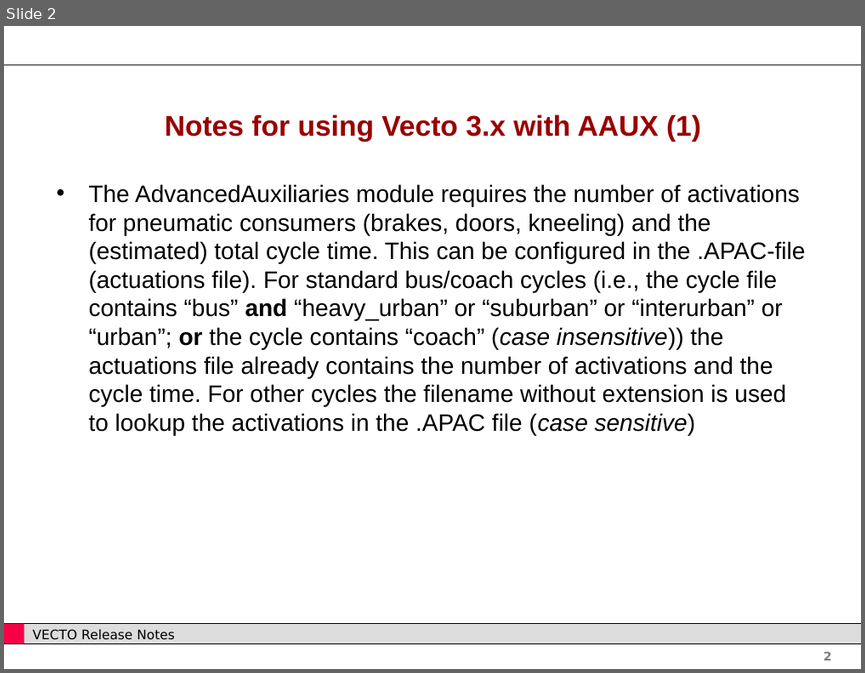
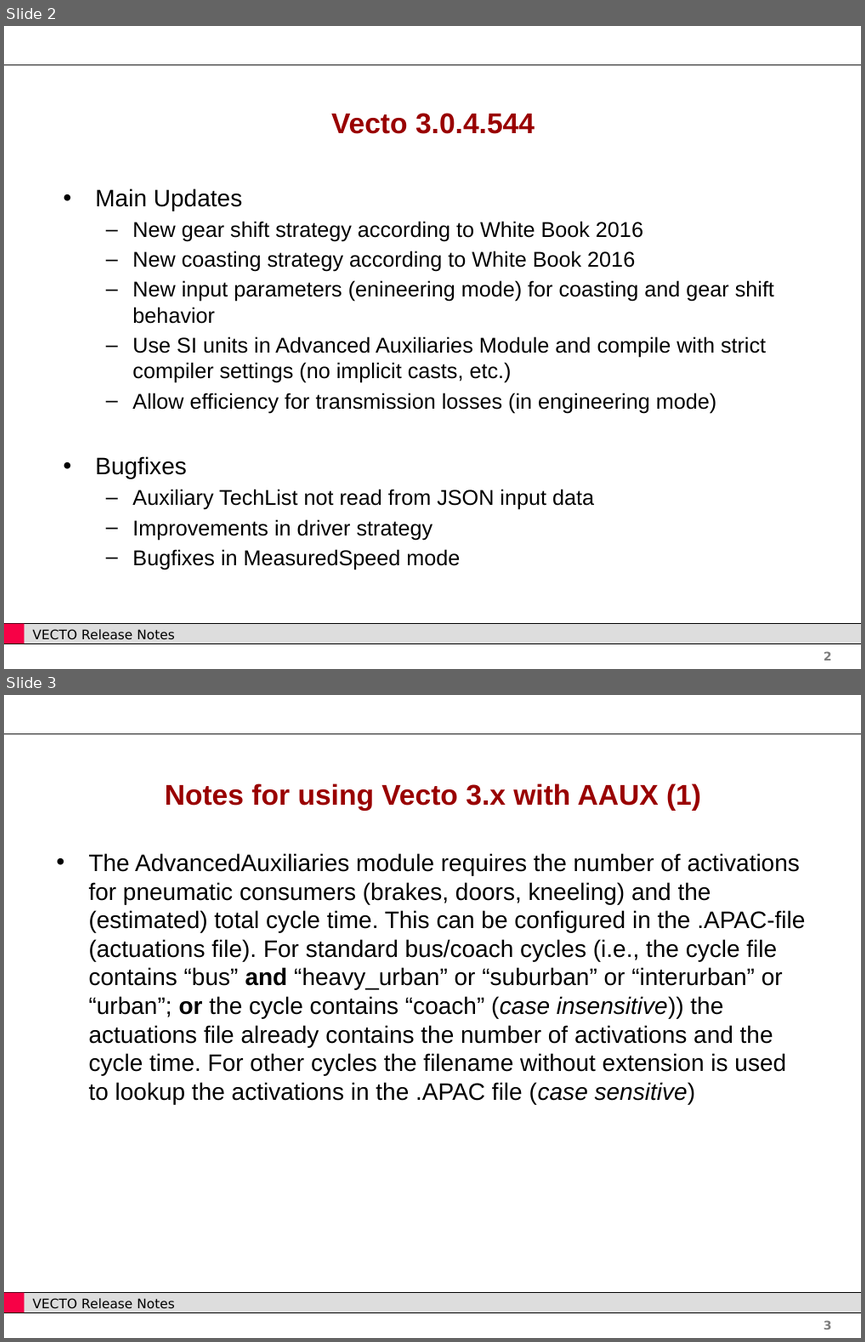
Before and after one commit to tanawadeatharva/BharatVECTO, a slide deck: Documentation/User Manual Source/Release Notes Vecto3.x.pptx. Shown one above the other, each under a label of ours: slide 2 before the commit, slides 2 and 3 after it. The pictures are 865x673 and 865x1342 pixels, drawn with LibreOffice and Linux fonts; fonts in the diff are those of the drawing; background and template pictures are left out. Boxes give left, top, right and bottom in pixels: in the first picture for what was removed or moved away, otherwise in the second. Text is boxed around its words. In the diff, an @@ line names an element or a change of style, - is before the commit and + after.

```diff
--- a/Documentation/User Manual Source/Release Notes Vecto3.x.pptx
+++ b/Documentation/User Manual Source/Release Notes Vecto3.x.pptx
@@ slide 2 added at (4,26,861,669), background #FFFFFF; not listed: 5 template elements that a slide beside it also shows @@
@@ title added at (331,113,534,134), 24 pt, text #990000, bold @@
+Vecto 3.0.4.544
@@ text added at (95,188,774,569), 18 pt, text #000000 @@
+• Main Updates
+  – New gear shift strategy according to White Book 2016
+  – New coasting strategy according to White Book 2016
+  – New input parameters (enineering mode) for coasting and gear shift behavior
+  – Use SI units in Advanced Auxiliaries Module and compile with strict compiler settings (no implicit casts, etc.)
+  – Allow efficiency for transmission losses (in engineering mode)
+• Bugfixes
+  – Auxiliary TechList not read from JSON input data
+  – Improvements in driver strategy
+  – Bugfixes in MeasuredSpeed mode
@@ what was slide 2 is now slide 3 @@
@@ page number at (823,1320,832,1329): text changed @@
-2
+3
```
Also in this commit, not shown: 1 slide changed, 1 other file.
